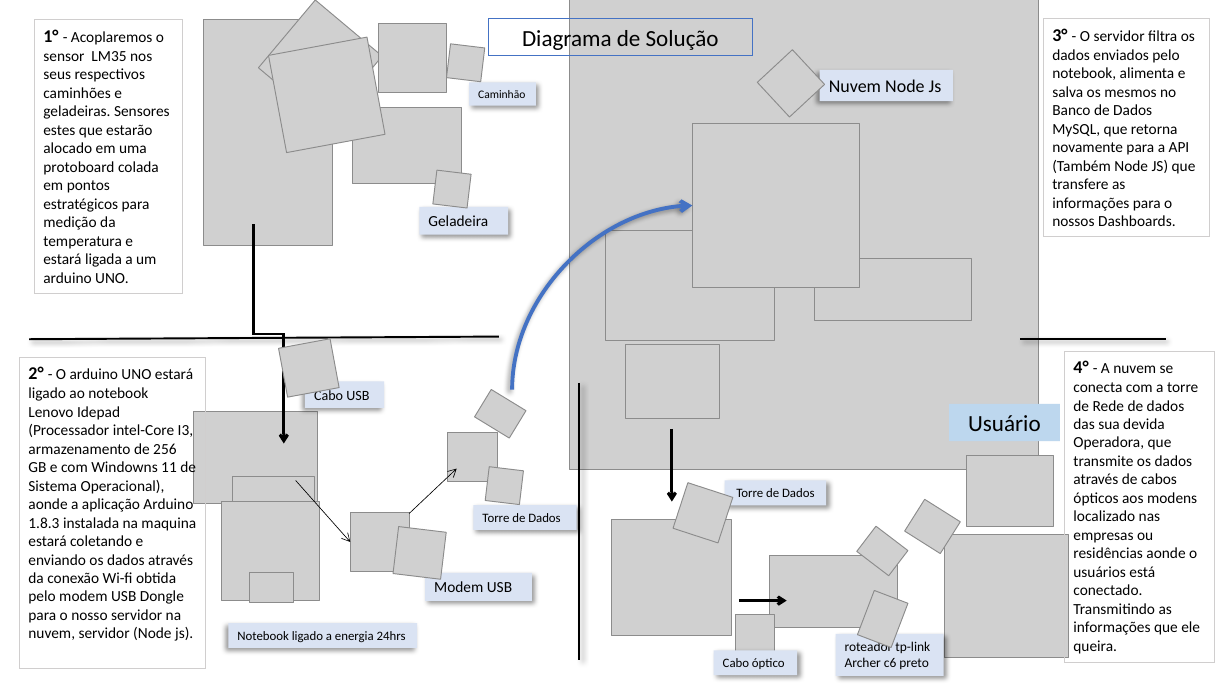
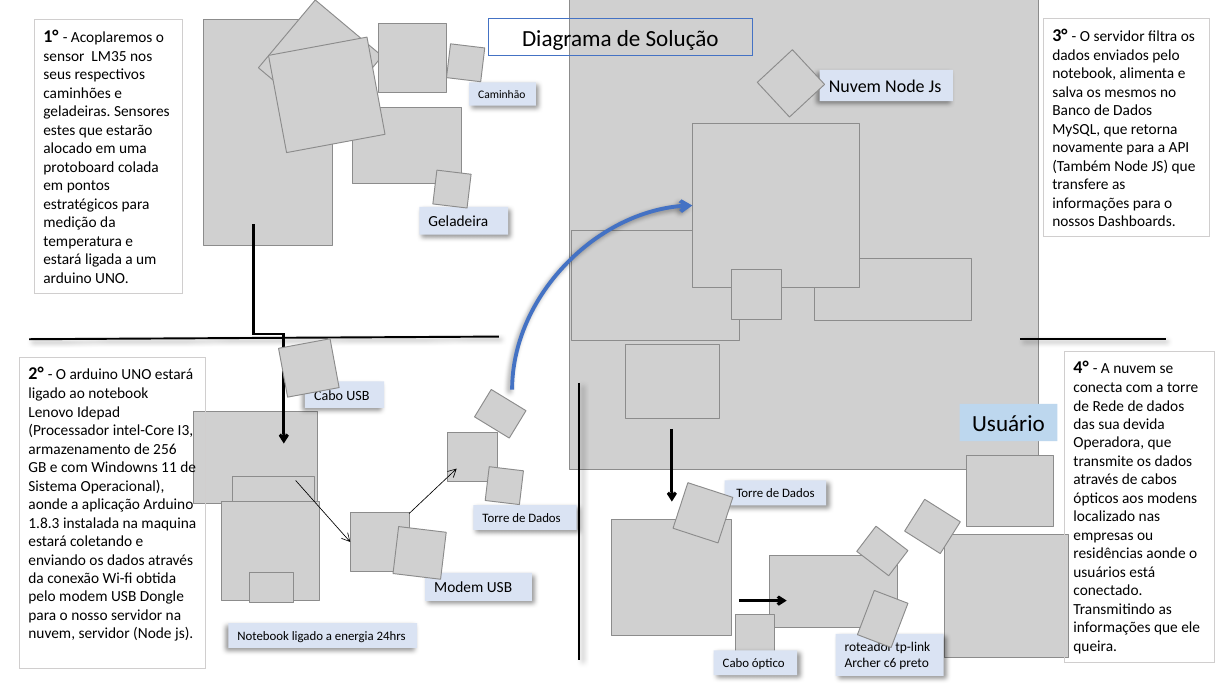
Before and after one commit to Cold-immunizing/Diagramas, a slide deck: slide 1 of Diagrama de Solução(Sprint 2)PPTX Corrigido.pptx. Drawn at 1232x693 pixels with LibreOffice and Linux fonts; fonts in the diff are those of the drawing; grey boxes stand for pictures. Boxes give left, top, right and bottom in pixels: in the first picture for what was removed or moved away, otherwise in the second. Text is boxed around its words. In the diff, an @@ line names an element or a change of style, - is before the commit and + after.

Commit message:
Documentação PPTX & PDF (Atualizada)

```diff
--- a/Diagrama de Solução(Sprint 2)PPTX Corrigido.pptx
+++ b/Diagrama de Solução(Sprint 2)PPTX Corrigido.pptx
@@ picture: place and size @@
-picture at [605,231,775,341]
+picture at [571,231,740,341]
@@ picture added at [731,269,781,319] @@
@@ rectangle "Usuário": place and size @@
-rectangle "Usuário" at [949,404,1060,441]
+rectangle "Usuário" at [960,404,1058,441]
```
Also in this commit, not shown: 1 other file.
